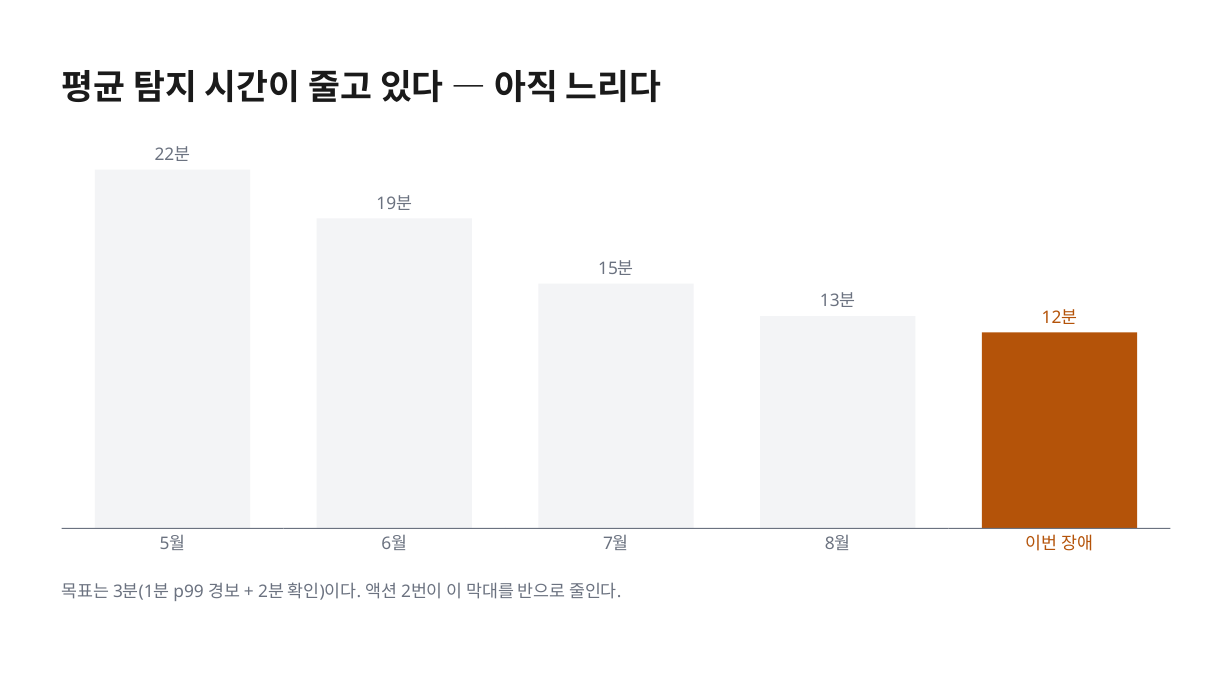
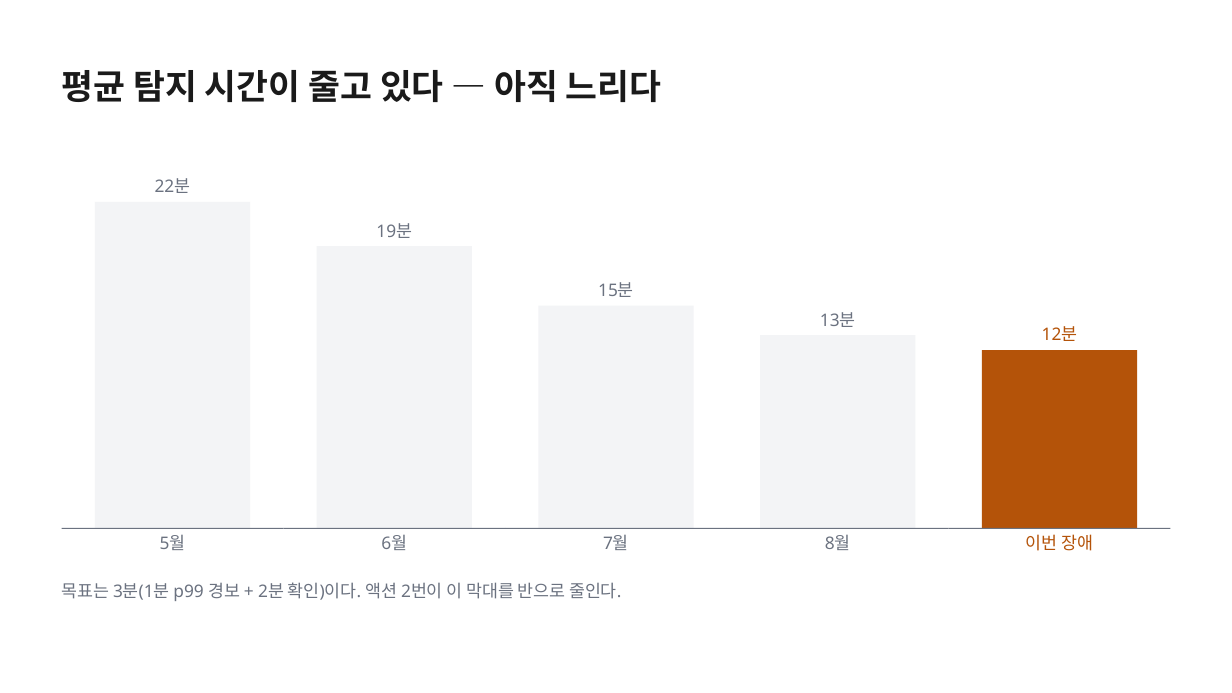
Before and after one commit to k2sebeom/balpyo, a slide deck: slide 8 of examples/showcase/decks/incident-postmortem/inc-2431-장애-회고.pptx. Drawn at 1232x693 pixels with LibreOffice and Linux fonts; fonts in the diff are those of the drawing. Boxes give left, top, right and bottom in pixels: in the first picture for what was removed or moved away, otherwise in the second. Text is boxed around its words. In the diff, an @@ line names an element or a change of style, - is before the commit and + after.

```diff
--- a/examples/showcase/decks/incident-postmortem/inc-2431-장애-회고.pptx
+++ b/examples/showcase/decks/incident-postmortem/inc-2431-장애-회고.pptx
@@ text "22분": place and size @@
-text "22분" at (155,146,191,161)
+text "22분" at (155,178,191,193)
@@ rectangle: place and size @@
-rectangle at (95,170,250,529)
+rectangle at (95,201,250,528)
@@ text "19분": place and size @@
-text "19분" at (376,195,412,210)
+text "19분" at (376,223,412,238)
@@ rectangle: place and size @@
-rectangle at (317,218,472,528)
+rectangle at (317,247,472,529)
@@ 3 texts: place and size @@
-3 texts at (598,260,1078,324)
+3 texts at (598,282,1078,341)
@@ rectangle: place and size @@
-rectangle at (539,284,694,528)
+rectangle at (539,306,694,529)
@@ rectangle: place and size @@
-rectangle at (761,316,916,528)
+rectangle at (761,335,916,529)
@@ rectangle: place and size @@
-rectangle at (982,333,1138,529)
+rectangle at (982,350,1138,529)
```
Also in this commit, not shown: 4 other files.
